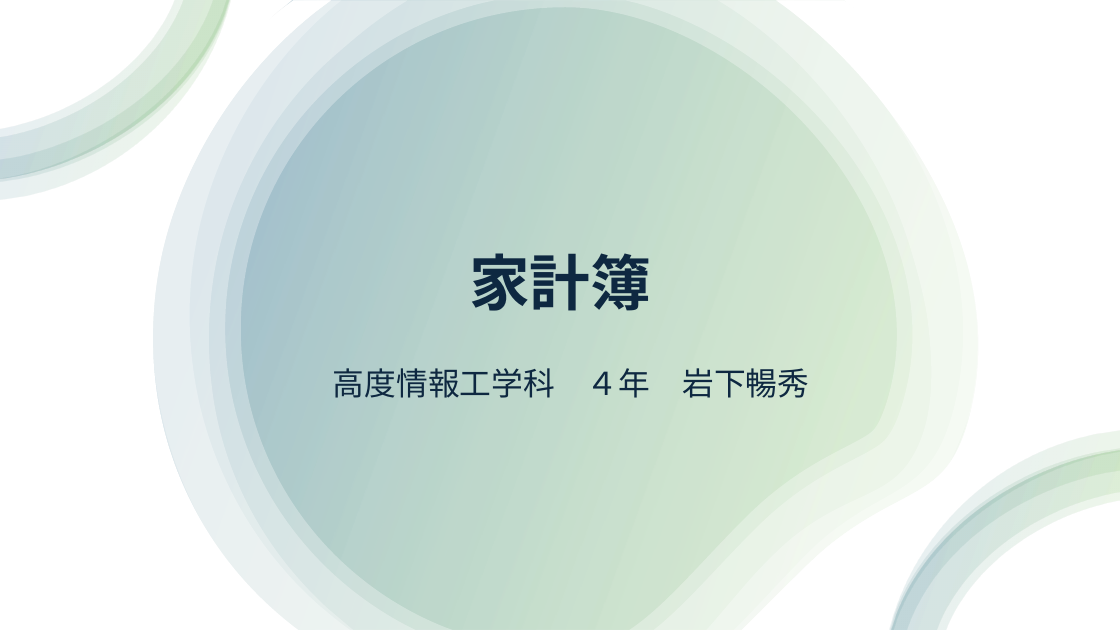
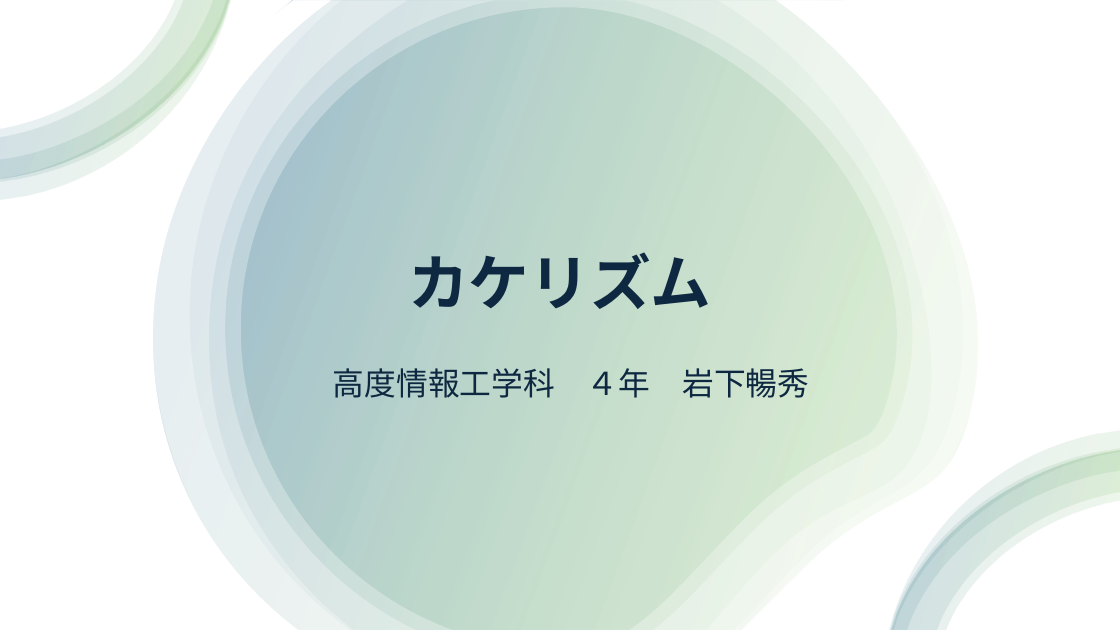
Before and after one commit to iwasitamasayosi/flutter_application_1, a slide deck: slide 1 of 家計簿_岩下暢秀.pptx. Drawn at 1120x630 pixels with LibreOffice and Linux fonts; fonts in the diff are those of the drawing. Boxes give left, top, right and bottom in pixels: in the first picture for what was removed or moved away, otherwise in the second. Text is boxed around its words. In the diff, an @@ line names an element or a change of style, - is before the commit and + after.

```diff
--- a/家計簿_岩下暢秀.pptx
+++ b/家計簿_岩下暢秀.pptx
@@ title at [408,252,711,309]: text changed @@
-家計簿
+カケリズム
```
Also in this commit, not shown: 1 other slide changed, 1 slide added.
